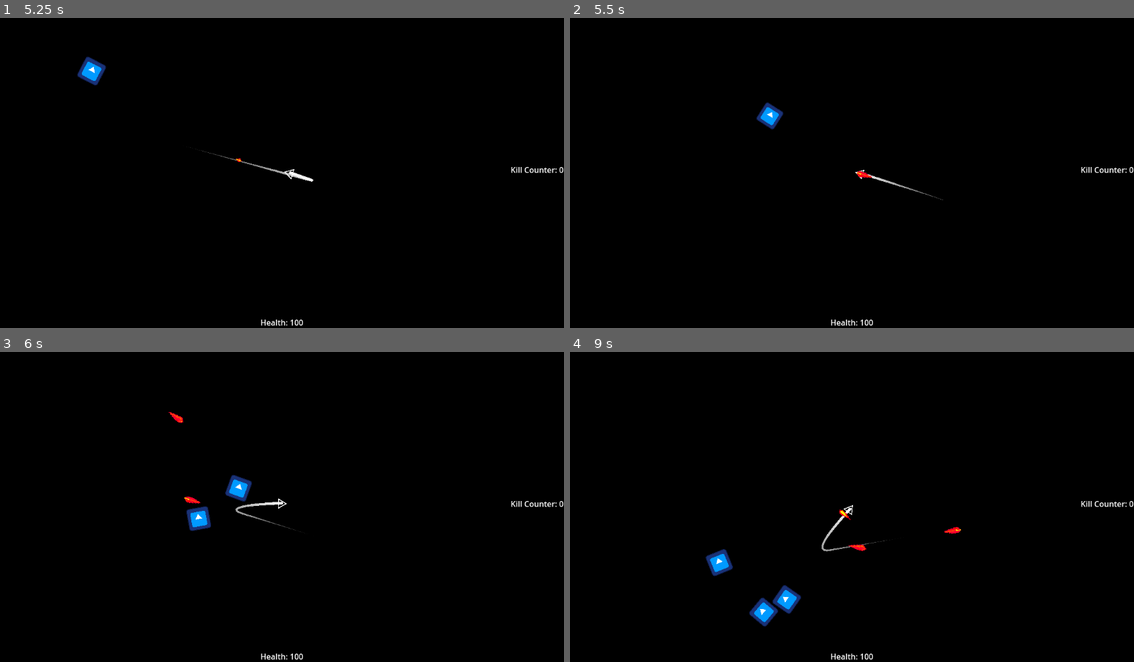
Above: before the commit, frames 1-4 (two rows, left to right).
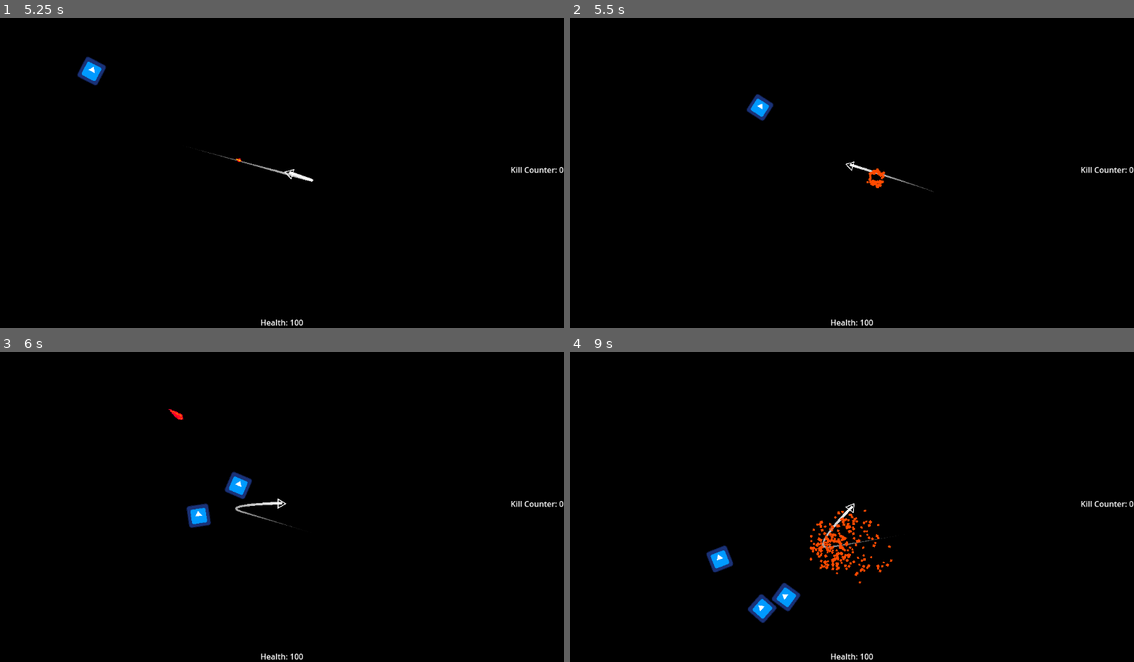
Above: after the commit, the same moments.

Repository: HazarBakir/void_blade
Game: Godot game, scene res://Scenes/main_menu.tscn
Same seed, same stepped clock (60 frames per second), same inputs: the game is played once before the commit and once after it. The engine's default icon, where the game draws it, is replaced by a stand-in: a white triangle on a blue panel in a dark square.
Inputs (mouse positions are in pixels of both pictures, inside the frame that each line leads up to):
- Up to frame 1 (5.25 s): click "Play" at 0.5 s; move the mouse to (406, 154) at 1.27 s; press the mouse at (406, 154) at 1.28 s; move the mouse to (169, 185) at 2.02 s; release the mouse at (169, 185) at 2.03 s; click (169, 185) at 2.1 s; tap Enter at 2.75 s; move the mouse to (338, 98) at 2.77 s; press the mouse at (338, 98) at 2.78 s; move the mouse to (253, 231) at 3.52 s; release the mouse at (253, 231) at 3.53 s; click (253, 231) at 3.6 s; move the mouse to (451, 216) at 4.27 s; press the mouse at (451, 216) at 4.28 s; move the mouse to (112, 123) at 5.02 s; release the mouse at (112, 123) at 5.03 s; click (112, 123) at 5.1 s
- Up to frame 2 (5.5 s): no input
- Up to frame 3 (6 s): move the mouse to (310, 503) at 5.77 s; press the mouse at (310, 503) at 5.78 s
- Up to frame 4 (9 s): move the mouse to (767, 423) at 6.52 s; release the mouse at (767, 423) at 6.53 s; click (767, 423) at 6.6 s; move the mouse to (976, 488) at 7.27 s; press the mouse at (976, 488) at 7.28 s; move the mouse to (739, 519) at 8.02 s; release the mouse at (739, 519) at 8.03 s; click (739, 519) at 8.1 s; move the mouse to (908, 432) at 8.77 s; press the mouse at (908, 432) at 8.78 s

Frame 1 is identical in both runs. In frame 2, 0.7% of the frame differs, in the area x 31-67%, y 24-59%; in frame 3, 0.6%; in frame 4, 1.7%, in the area x 24-70%, y 48-89%.

Commit message:
change the hitbox signal of bullet

Diff:
--- a/Scripts/Player/player_movement.gd
+++ b/Scripts/Player/player_movement.gd
@@ -30,6 +30,7 @@
 	camera.zoom = normal_zoom
 
 func _physics_process(delta: float) -> void:
+	print(is_attacking)
 	mouse_position = get_global_mouse_position()
 
 	if health_component.is_alive:
@@ -103,19 +104,14 @@
 
 	var attack = Attack.new()
 	if area is HitboxComponent:
-		var currently_attacking = Input.is_action_pressed("move_mouse")
-		print("Currently attacking: ", currently_attacking)
 
-		if currently_attacking:
-			print("ATTACKING - Dealing damage to enemy")
+		if is_attacking:
 			var hitbox: HitboxComponent = area
 			attack.attack_damage = attack_damage
 			hitbox.damage(attack)
 			$Camera2D.screen_shake(8, 0.15)
 		else:
-			print("NOT ATTACKING - Checking if enemy...")
 			if area.get_parent().is_in_group("enemies"):
-				print("IS ENEMY - Taking self damage")
 				health_component.current_health = 0
 				attack.attack_damage = self_damage
 				hitbox_component.damage(attack)
--- a/Scripts/enemy/bullet.gd
+++ b/Scripts/enemy/bullet.gd
@@ -52,21 +52,20 @@
 		particle_manager.emit_particle("bullet", position)
 		queue_free()
 
-func _on_area_entered(area: Area2D) -> void:
-	if area.is_in_group("player") or area.get_parent().is_in_group("player") and area.name == "BulletDetectArea":
-		if target.is_attacking == false:
-			#PlayerStats.take_damage(10)
-			screen_shake_on_collision(15, 0.5)
-		else:
-			screen_shake_on_collision(3, 0.2)
-		_destroy_projectile()
-
 func _on_bullet_destroy_timer_timeout() -> void:
 	queue_free()
-
 func screen_shake_on_collision(intensity: int, time: float):
 	var player_nodes = get_tree().get_nodes_in_group("player")
 	if player_nodes.size() > 0:
 		var player = player_nodes[0]
 		if player.has_node("Camera2D"):
 			player.get_node("Camera2D").screen_shake(intensity, time)
+
+func _on_area_entered(area: Area2D) -> void:
+	if area.is_in_group("player") or area.get_parent().is_in_group("player") and area is HitboxComponent:
+		if target.is_attacking == false:
+		#PlayerStats.take_damage(10)
+			screen_shake_on_collision(15, 0.5)
+		else:
+			screen_shake_on_collision(3, 0.2)
+		_destroy_projectile()
--- a/scenes/bullet.tscn
+++ b/scenes/bullet.tscn
@@ -1,8 +1,12 @@
-[gd_scene load_steps=11 format=3 uid="uid://by4phb5t6b52f"]
+[gd_scene load_steps=12 format=3 uid="uid://by4phb5t6b52f"]
 
 [ext_resource type="Script" uid="uid://bxembtdwqs3e5" path="res://Scripts/Enemy/bullet.gd" id="1_oduel"]
 [ext_resource type="PackedScene" uid="uid://ccme6x75ia77x" path="res://Scenes/bullet_particle.tscn" id="2_6afsh"]
+[ext_resource type="PackedScene" uid="uid://c0gq8trldftv0" path="res://Scenes/Components/HitboxComponent.tscn" id="2_odot3"]
 [ext_resource type="Texture2D" uid="uid://bgg4c6xlw04r1" path="res://Sprites/All_Fire_Bullet_Pixel_16x16_01.png" id="2_ycag2"]
+
+[sub_resource type="RectangleShape2D" id="RectangleShape2D_y25gk"]
+size = Vector2(23, 8)
 
 [sub_resource type="AtlasTexture" id="AtlasTexture_y25gk"]
 atlas = ExtResource("2_ycag2")
@@ -47,11 +51,14 @@
 "speed": 10.0
 }]
 
-[sub_resource type="RectangleShape2D" id="RectangleShape2D_y25gk"]
-size = Vector2(23, 8)
-
 [node name="Bullet" type="Area2D"]
 script = ExtResource("1_oduel")
+
+[node name="HitboxComponent" parent="." instance=ExtResource("2_odot3")]
+
+[node name="CollisionShape2D" type="CollisionShape2D" parent="HitboxComponent"]
+position = Vector2(2.5, 0)
+shape = SubResource("RectangleShape2D_y25gk")
 
 [node name="BulletParticle" parent="." instance=ExtResource("2_6afsh")]
 
@@ -68,11 +75,13 @@
 [node name="CollisionShape2D" type="CollisionShape2D" parent="."]
 position = Vector2(2.5, 0)
 shape = SubResource("RectangleShape2D_y25gk")
+disabled = true
 
 [node name="Timer" type="Timer" parent="."]
 wait_time = 0.915
 autostart = true
 
 [connection signal="area_entered" from="." to="." method="_on_area_entered"]
+[connection signal="area_entered" from="HitboxComponent" to="." method="_on_area_entered"]
 [connection signal="timeout" from="BulletParticle/Timer" to="." method="_on_bullet_destroy_timer_timeout"]
 [connection signal="timeout" from="Timer" to="." method="_on_timer_timeout"]
